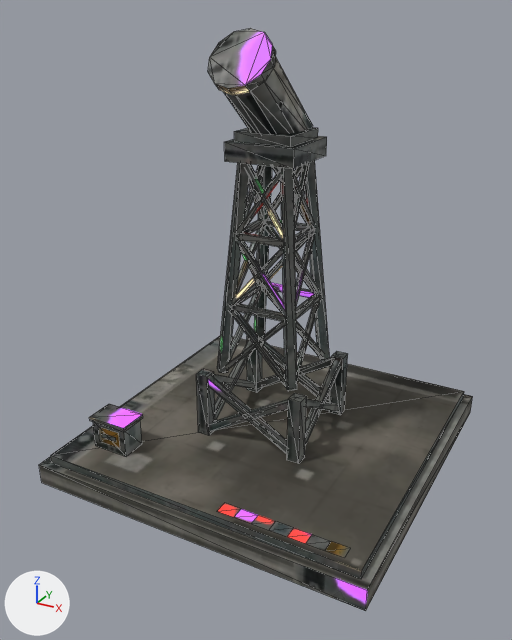
The glTF model game/world/models/space_telescope_module.glb: old version first, new version second.
The view is the same before and after, from a 50 mm lens placed at (0.696, -1.356, 1.012), pointed at (-0.013, -0.068, 0.368). The lights are fixed; the arrows at lower left show +X, +Y and +Z. The first picture is the older version. Mesh edges are drawn as thin lines. Where no turn or scale is listed for an object, it has been applied to the vertices. Vertices at exactly the same position are counted once.

In view in the first picture: 'move_scope', 'te_space_telescope_module'.
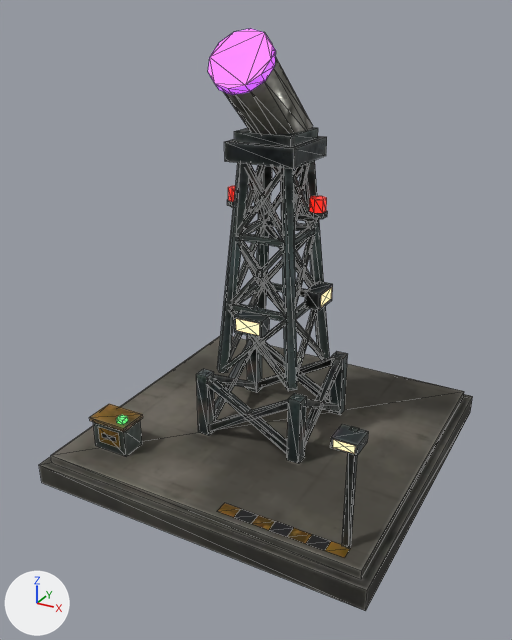
Location of each change, (x1, y1, x2, y2) in pixels of the pictures (512 x 640 px):
part 1 of me_te_space_telescope_module, added
    after: (116, 415, 128, 425)
part 2 of me_te_space_telescope_module, added
    after: (297, 213, 319, 223)
part 3 of me_te_space_telescope_module, added
    after: (228, 186, 235, 202)
part 4 of me_te_space_telescope_module, added
    after: (308, 211, 328, 219)
part 5 of me_te_space_telescope_module, added
    after: (309, 196, 327, 213)
part 6 of me_te_space_telescope_module, added
    after: (234, 310, 270, 338)
part 7 of me_te_space_telescope_module, added
    after: (305, 281, 333, 311)
part 8 of me_te_space_telescope_module, added
    after: (342, 426, 357, 548)
part 9 of me_te_space_telescope_module, added
    after: (331, 424, 369, 456)
part 10 of me_te_space_telescope_module, added
    after: (333, 440, 355, 454)
part 11 of me_te_space_telescope_module, added
    after: (236, 319, 260, 336)
part 12 of me_te_space_telescope_module, added
    after: (321, 287, 332, 307)
part 13 of me_te_space_telescope_module, surface changed
    both: (39, 136, 473, 611)
part 14 of me_move_scope, surface changed
    both: (208, 28, 318, 146)

The change, as a diff of the scene's bpy script:
```diff
--- a/game/world/models/space_telescope_module.glb.py
+++ b/game/world/models/space_telescope_module.glb.py
@@ me_te_space_telescope_module @@
 # used by ob_te_space_telescope_module; location = (0.0, 0.0, 0.0)
-me_te_space_telescope_module.from_pydata(...)  # 452 vertices, 654 faces; spans x -0.4..0.4, y -0.4..0.4, z 0.0..0.76
+me_te_space_telescope_module.from_pydata(...)  # 588 vertices, 850 faces; spans x -0.4..0.4, y -0.4..0.4, z 0.0..0.76
+# me_te_space_telescope_module part 1: a new loose piece, a box spanning x -0.249..-0.231, y -0.294..-0.276, z 0.15..0.162, in mat_te_space_telescope_module
+# me_te_space_telescope_module part 2: a new loose piece, a box spanning x 0.05..0.1, y -0.006..0.006, z 0.594..0.606, in mat_te_space_telescope_module
+# me_te_space_telescope_module part 3: a new loose piece, a 6-sided cylinder along z spanning x -0.116..-0.084, y -0.018..0.018, z 0.618..0.647, in mat_te_space_telescope_module
+# me_te_space_telescope_module part 4: a new loose piece, a 6-sided cylinder along z spanning x 0.082..0.118, y -0.021..0.021, z 0.606..0.618, in mat_te_space_telescope_module
+# me_te_space_telescope_module part 5: a new loose piece, a 6-sided cylinder along z spanning x 0.084..0.116, y -0.018..0.018, z 0.618..0.647, in mat_te_space_telescope_module
+# me_te_space_telescope_module part 6: a new loose piece, a box spanning x -0.035..0.035, y -0.127..-0.093, z 0.357..0.397, in mat_te_space_telescope_module
+# me_te_space_telescope_module part 7: a new loose piece, a box spanning x 0.093..0.127, y -0.035..0.035, z 0.407..0.447, in mat_te_space_telescope_module
+# me_te_space_telescope_module part 8: a new loose piece, a box spanning x 0.323..0.337, y -0.337..-0.323, z 0.07..0.33, in mat_te_space_telescope_module
+# me_te_space_telescope_module part 9: a new loose piece, a box spanning x 0.305..0.355, y -0.375..-0.325, z 0.309..0.331, in mat_te_space_telescope_module
+# me_te_space_telescope_module part 10: 8 vertices added at x 0.31..0.35, y -0.376..-0.33, z 0.308..0.328
+# me_te_space_telescope_module part 11: 4 vertices added at x -0.029..0.029, y -0.128, z 0.363..0.391
+# me_te_space_telescope_module part 12: 4 vertices added at x 0.128, y -0.029..0.029, z 0.413..0.441
+# me_te_space_telescope_module part 13: 653 kept faces spanning x -0.4..0.4, y -0.4..0.4, z 0.0..0.76 get new texture (UV) coordinates
+# other edits to the shape of me_te_space_telescope_module do not show in these pictures
 me_te_space_telescope_module.materials.append(mat_te_space_telescope_module)
@@ me_move_scope @@
 me_move_scope.from_pydata(...)  # 56 vertices, 100 faces; spans x -0.065..0.065, y -0.195..0.085, z -0.045..0.218
 # used by ob_move_scope; location = (0.0, 0.0, 0.76)
+# me_move_scope part 14: texture (UV) coordinates of 100 of 100 faces, centred in x -0.065..0.065, y -0.191..0.081, z -0.04..0.214, changed; they spanned u 0.0..0.98, v 0.4..0.98 and now span u 0.0..0.79, v 0.68..0.97
 me_move_scope.materials.append(mat_te_space_telescope_module)
```
